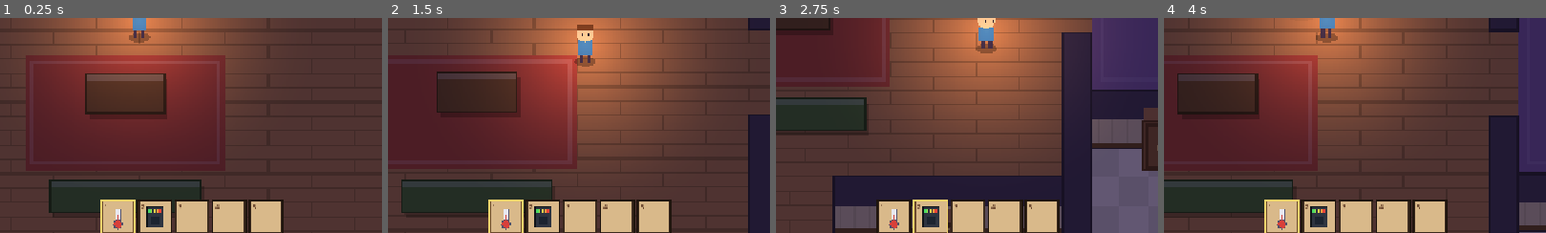
Above: before the commit, frames 1-4 (left to right).
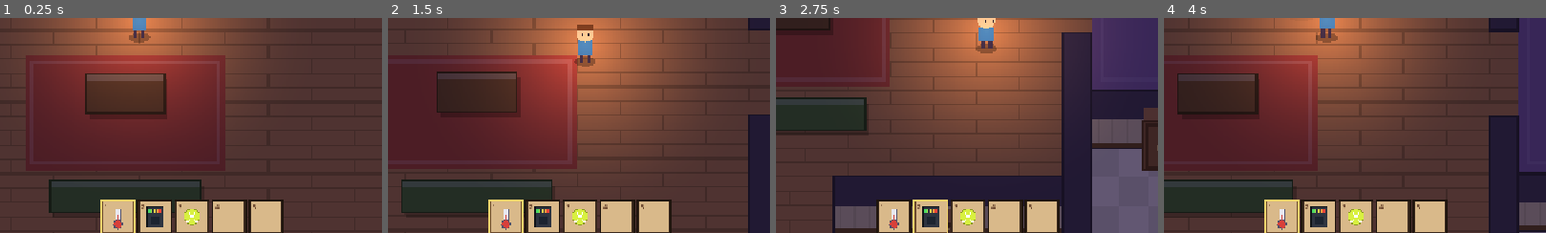
Above: after the commit, the same moments.

Repository: CaraHamilton/ghosthunt
Game: Godot game, scene res://scenes/main.tscn
Same seed, same stepped clock (60 frames per second), same inputs: the game is played once before the commit and once after it.
Inputs (mouse positions are % of the whole screen's width and height, from its top left):
- Up to frame 1 (0.25 s): no input
- Up to frame 2 (1.5 s): move the mouse to (72, 45) at 0.52 s; hold D (move_right) 0.53-1.28 s; hold E (interact) 0.53-1.28 s; move the mouse to (30, 55) at 1.27 s; hold S (move_down) from 1.28 s (still down); tap E (interact) at 1.35 s
- Up to frame 3 (2.75 s): move the mouse to (60, 28) at 2.02 s; release S (move_down) at 2.03 s; hold D (move_right) from 2.03 s (still down); hold Mouse wheel down (next_tool) from 2.03 s (still down); tap E (interact) at 2.3 s
- Up to frame 4 (4 s): move the mouse to (45, 70) at 2.77 s; release D (move_right) at 2.78 s; release Mouse wheel down (next_tool) at 2.78 s; hold W (move_up) 2.78-3.53 s; tap Mouse wheel up (prev_tool) at 2.85 s; tap E (interact) at 3.05, 3.8 s; move the mouse to (80, 65) at 3.52 s; hold A (move_left) from 3.53 s (still down); hold Shift (run) from 3.53 s (still down)
The pictures show only the part of the screen within x 25-75%, y 47-97%; the shares and areas given below are measured in that part.

The runs differ from the first frame. In frame 1, 0.3% of the frame differs, in the area x 48-53%, y 88-97%; in frame 2, 0.3%; in frame 3, 0.3%; in frame 4, 0.3%.

Commit message:
adds tennis ball

Diff:
--- a/scenes/main.tscn
+++ b/scenes/main.tscn
@@ -50,11 +50,19 @@
 [node name="BathroomDresser" parent="World" unique_id=1935995160 instance=ExtResource("4_spot")]
 position = Vector2(240, 270)
 
-[node name="KitchenSink" parent="World" instance=ExtResource("7_sink")]
+[node name="KitchenSink" parent="World" unique_id=1993787443 instance=ExtResource("7_sink")]
 position = Vector2(540, 222)
-
-[node name="BathroomSink" parent="World" instance=ExtResource("7_sink")]
+footprint = Vector2(28, 14)
+solid = null
+player_can_use = true
+prompt_height = 40.0
+
+[node name="BathroomSink" parent="World" unique_id=889503313 instance=ExtResource("7_sink")]
 position = Vector2(90, 270)
+footprint = Vector2(28, 14)
+solid = null
+player_can_use = true
+prompt_height = 40.0
 
 [node name="Darkness" type="CanvasModulate" parent="." unique_id=388993979]
 color = Color(0.45, 0.42, 0.62, 1)
--- /dev/null
+++ b/scenes/tennis_ball.tscn
@@ -0,0 +1,6 @@
+[gd_scene format=3]
+
+[ext_resource type="Script" path="res://scripts/interactables/tennis_ball.gd" id="1_ball"]
+
+[node name="TennisBall" type="StaticBody2D"]
+script = ExtResource("1_ball")
--- a/scripts/game.gd
+++ b/scripts/game.gd
@@ -48,6 +48,7 @@
 	temperatures.setup(house, ghost)
 	player.give_tool(Thermometer.new(house, temperatures))
 	player.give_tool(EMFReader.new(house, ghost))
+	player.give_tool(TennisBallTool.new(house, world))
 	toolbar.player = player
 	_show_message("Something feels wrong in this house...", 3.0)
 
--- a/scripts/ghost.gd
+++ b/scripts/ghost.gd
@@ -10,7 +10,7 @@
 ## a hunt, touching the player means game over.
 ##
 ## The node's origin is the floor point under the ghost. What *kind* of ghost
-## it is (Demon, Banshee, Poltergeist) lives in `behavior` - see
+## it is (Demon, Banshee, Poltergeist, Wraith) lives in `behavior` - see
 ## scripts/ghost_types/. Every ghost looks the same, so the player has to work
 ## out the type from how it behaves.
 
@@ -236,7 +236,8 @@
 		return
 	_interact_timer = interact_check_interval
 	for item: GhostInteractable in get_tree().get_nodes_in_group("ghost_interactables"):
-		if not item.is_in_ghost_reach(global_position) or not item.can_ghost_interact():
+		if not item.ghost_can_use(self) or not item.is_in_ghost_reach(global_position) \
+				or not item.can_ghost_interact():
 			continue
 		if randf() < behavior.get_interaction_chance(item, item.ghost_interaction_chance):
 			item.ghost_interact(self)
@@ -278,7 +279,8 @@
 ## room has none.
 func _object_stand_point_in(room: String) -> Vector2:
 	var items := get_tree().get_nodes_in_group("ghost_interactables").filter(
-		func(item): return house.room_at(item.get_footprint().get_center()) == room)
+		func(item): return item.ghost_can_use(self) \
+			and house.room_at(item.get_footprint().get_center()) == room)
 	if items.is_empty():
 		return Vector2.INF
 	var item: GhostInteractable = items.pick_random()
--- a/scripts/ghost_types/demon.gd
+++ b/scripts/ghost_types/demon.gd
@@ -3,7 +3,12 @@
 ## Demon. Override GhostBehavior hooks here to give it its own behaviour.
 
 
-## Demons are the only ghost that pushes the EMF reader to 5: whenever any
+## Demons (and Wraiths) push the EMF reader to 5: whenever any
 ## other ghost would read 4 (player close by, or during a hunt), a demon reads 5.
 func get_emf_level(base_level: int) -> int:
 	return 5 if base_level >= 4 else base_level
+
+
+## Demons roll the tennis ball around when it's near them.
+func plays_with_ball() -> bool:
+	return true
--- a/scripts/ghost_types/ghost_behavior.gd
+++ b/scripts/ghost_types/ghost_behavior.gd
@@ -1,6 +1,6 @@
 class_name GhostBehavior
 extends RefCounted
-## Base class for type-specific ghost behaviour. Each ghost type (Demon,
+## Base class for type-specific ghost behaviour. Each ghost type (Demon, Wraith,
 ## Banshee, Poltergeist) extends this and overrides the hooks it cares about.
 ## The defaults do nothing, so every ghost currently acts the same.
 ##
@@ -8,7 +8,7 @@
 ## hook that doesn't exist yet, add it here with a do-nothing default and
 ## call it from ghost.gd.
 
-enum Type { DEMON, BANSHEE, POLTERGEIST }
+enum Type { DEMON, BANSHEE, POLTERGEIST, WRAITH }
 
 ## The ghost this behaviour drives. Set before `on_spawned()` is called.
 var ghost: Ghost
@@ -23,6 +23,8 @@
 			return BansheeBehavior.new()
 		Type.POLTERGEIST:
 			return PoltergeistBehavior.new()
+		Type.WRAITH:
+			return WraithBehavior.new()
 	push_error("Unknown ghost type: %s" % type)
 	return GhostBehavior.new()
 
@@ -96,6 +98,11 @@
 	return base_chance
 
 
+## Whether this ghost type plays with the tennis ball (rolls it around).
+func plays_with_ball() -> bool:
+	return false
+
+
 ## Called right after the ghost interacts with something (e.g. a sink).
 func on_interacted(_item: GhostInteractable) -> void:
 	pass
--- a/scripts/ghost_types/poltergeist.gd
+++ b/scripts/ghost_types/poltergeist.gd
@@ -1,3 +1,8 @@
 class_name PoltergeistBehavior
 extends GhostBehavior
 ## Poltergeist. Override GhostBehavior hooks here to give it its own behaviour.
+
+
+## Poltergeists roll the tennis ball around when it's near them.
+func plays_with_ball() -> bool:
+	return true
--- /dev/null
+++ b/scripts/ghost_types/wraith.gd
@@ -0,0 +1,9 @@
+class_name WraithBehavior
+extends GhostBehavior
+## Wraith. Override GhostBehavior hooks here to give it its own behaviour.
+
+
+## Like a Demon, a Wraith pushes the EMF reader to 5: whenever any other
+## ghost would read 4 (player close by, or during a hunt), a wraith reads 5.
+func get_emf_level(base_level: int) -> int:
+	return 5 if base_level >= 4 else base_level
--- a/scripts/interactables/ghost_interactable.gd
+++ b/scripts/interactables/ghost_interactable.gd
@@ -9,11 +9,15 @@
 ## `_on_ghost_interact()` and `_draw()`, and drop it in the World node.
 ## The node's origin is the bottom-centre of its footprint (for Y-sorting).
 
-## Solid area on the floor (width, depth). Also blocks ghost pathfinding.
+## Area on the floor (width, depth). If `solid`, it blocks movement and
+## ghost pathfinding.
 @export var footprint := Vector2(24, 12):
 	set(value):
 		footprint = value
 		queue_redraw()
+## Solid furniture blocks the player and ghost. Turn off for small loose
+## objects (like a ball) that should be walked over and can move around.
+@export var solid := true
 ## How close (px) the ghost must be to the footprint to interact.
 @export var ghost_reach := 20.0
 ## Chance (0-1) per ghost check that the ghost interacts while in reach.
@@ -37,15 +41,17 @@
 	if Engine.is_editor_hint():
 		return
 	add_to_group("ghost_interactables")
-	add_to_group("nav_obstacles")
-	collision_layer = 1
 	collision_mask = 0
-	var shape := CollisionShape2D.new()
-	var rect := RectangleShape2D.new()
-	rect.size = footprint
-	shape.shape = rect
-	shape.position = Vector2(0, -footprint.y / 2.0)
-	add_child(shape)
+	collision_layer = 0
+	if solid:
+		add_to_group("nav_obstacles")
+		collision_layer = 1
+		var shape := CollisionShape2D.new()
+		var rect := RectangleShape2D.new()
+		rect.size = footprint
+		shape.shape = rect
+		shape.position = Vector2(0, -footprint.y / 2.0)
+		add_child(shape)
 	if player_can_use:
 		_build_player_zone()
 
@@ -61,6 +67,12 @@
 
 func can_ghost_interact() -> bool:
 	return _game_time() - _last_interaction_time >= cooldown
+
+
+## Whether this kind of ghost will ever touch this object (e.g. only some
+## ghost types play with the tennis ball). Override per interactable.
+func ghost_can_use(_ghost: Ghost) -> bool:
+	return true
 
 
 ## Called by the ghost. Don't override this - override _on_ghost_interact.
--- /dev/null
+++ b/scripts/interactables/tennis_ball.gd
@@ -0,0 +1,90 @@
+@tool
+class_name TennisBall
+extends GhostInteractable
+## A tennis ball the player places on the floor (with the Tennis Ball tool)
+## and picks back up with E. Only some ghost types play with it: when one is
+## close by, it (invisibly) knocks the ball rolling a couple of tiles.
+## Rolling balls bounce off walls and furniture.
+
+signal picked_up
+
+## How far (px) a ghost's nudge rolls the ball.
+@export var min_roll_distance := 28.0
+@export var max_roll_distance := 52.0
+## How quickly a rolling ball slows down (px/s²).
+@export var friction := 70.0
+
+const RADIUS := 3.0
+
+var is_rolling: bool:
+	get:
+		return _velocity != Vector2.ZERO
+
+var _velocity := Vector2.ZERO
+var _spin := 0.0
+
+
+func _init() -> void:
+	footprint = Vector2(6, 4)
+	solid = false
+	ghost_reach = 24.0
+	ghost_interaction_chance = 0.35
+	cooldown = 8.0
+	player_can_use = true
+	player_reach = 10.0
+	prompt_height = 34.0  # above the player's head, since they stand right by it
+
+
+func ghost_can_use(ghost: Ghost) -> bool:
+	return ghost.behavior.plays_with_ball()
+
+
+func _on_ghost_interact(_ghost: Ghost) -> void:
+	var distance := randf_range(min_roll_distance, max_roll_distance)
+	var direction := Vector2.RIGHT.rotated(randf() * TAU)
+	# Start fast enough that friction brings it to rest after `distance`.
+	_velocity = direction * sqrt(2.0 * friction * distance)
+
+
+func describe_last_interaction() -> String:
+	return "rolled the tennis ball"
+
+
+func _on_player_interact(_player: Player) -> void:
+	_velocity = Vector2.ZERO
+	picked_up.emit()
+
+
+func get_player_prompt() -> String:
+	return "[E] Pick up"
+
+
+func _physics_process(delta: float) -> void:
+	if Engine.is_editor_hint() or _velocity == Vector2.ZERO:
+		return
+	var motion := _velocity * delta
+	var direction := _velocity.normalized()
+	var query := PhysicsRayQueryParameters2D.create(
+		global_position, global_position + motion + direction * RADIUS, 1)  # world layer
+	var hit := get_world_2d().direct_space_state.intersect_ray(query)
+	if hit:
+		# Bounce off walls/furniture, losing some speed.
+		_velocity = _velocity.bounce(hit.normal) * 0.5
+	else:
+		global_position += motion
+	_spin += motion.length() / RADIUS
+	var speed := maxf(0.0, _velocity.length() - friction * delta)
+	_velocity = Vector2.ZERO if speed < 1.0 else _velocity.normalized() * speed
+	queue_redraw()
+
+
+# --- Placeholder art ------------------------------------------------------
+
+func _draw() -> void:
+	var center := Vector2(0, -RADIUS)
+	draw_set_transform(Vector2(0, 0.5), 0.0, Vector2(1.0, 0.45))
+	draw_circle(Vector2.ZERO, RADIUS + 0.5, Color(0, 0, 0, 0.3))  # shadow
+	draw_set_transform(Vector2.ZERO)
+	draw_circle(center, RADIUS, Color("d8f040"))
+	# The white seam turns as the ball rolls
+	draw_arc(center, RADIUS - 1.0, _spin, _spin + PI * 0.8, 6, Color(1, 1, 1, 0.9), 0.8)
--- a/scripts/tools/emf_reader.gd
+++ b/scripts/tools/emf_reader.gd
@@ -4,8 +4,8 @@
 ##   1-3  the ghost is in the same room (stronger the closer it is), or the
 ##        player is next to something the ghost touched recently
 ##   4    the ghost is within a few tiles, or a hunt is happening anywhere
-##   5    only ever a Demon: whenever another ghost would read 4
-## The Demon rule lives in DemonBehavior.get_emf_level(), so ghost types
+##   5    only a Demon or Wraith: whenever another ghost would read 4
+## The 5 rule lives in each type's get_emf_level() (Demon, Wraith), so ghost types
 ## decide their own EMF quirks.
 
 ## Within this distance (px) of the ghost the reader shows 4 (~3.5 tiles).
--- /dev/null
+++ b/scripts/tools/tennis_ball_tool.gd
@@ -0,0 +1,66 @@
+class_name TennisBallTool
+extends Tool
+## Places a tennis ball on the floor in front of the player (F / left mouse).
+## Walk up to it and press E to pick it back up. While it's on the floor the
+## toolbar slot shows an empty outline.
+##
+## Tip for the player: some ghosts play with the ball, but only when it's
+## close to them - so put it in the ghost's favourite room.
+
+const BallScene := preload("res://scenes/tennis_ball.tscn")
+## How far in front of the player the ball is placed (px).
+const PLACE_DISTANCE := 10.0
+
+var is_placed := false
+var ball: TennisBall
+
+var _house: House
+var _world: Node2D
+
+
+func _init(house: House, world: Node2D) -> void:
+	display_name = "Tennis Ball"
+	_house = house
+	_world = world
+	ball = BallScene.instantiate()
+	ball.picked_up.connect(_on_ball_picked_up)
+
+
+func start_use() -> void:
+	if is_placed:
+		return
+	var spot := player.global_position + player.facing * PLACE_DISTANCE
+	if not _house.is_walkable(spot):
+		spot = player.global_position  # too close to a wall: drop it at our feet
+	ball.global_position = spot
+	_world.add_child(ball)
+	is_placed = true
+	player.tools_changed.emit()
+
+
+## The ball isn't freed automatically while it's out of the scene (in the
+## player's pocket), so clean it up along with the tool.
+func _notification(what: int) -> void:
+	if what == NOTIFICATION_PREDELETE and is_instance_valid(ball) and not ball.is_inside_tree():
+		ball.free()
+
+
+func _on_ball_picked_up() -> void:
+	player.unregister_interactable(ball)
+	ball.set_prompt_visible(false)
+	_world.remove_child(ball)
+	is_placed = false
+	player.tools_changed.emit()
+
+
+func draw_icon(canvas: CanvasItem, rect: Rect2) -> void:
+	var c := rect.get_center()
+	var r := rect.size.x * 0.3
+	if is_placed:
+		# Out on the floor - just a faint outline in the slot
+		canvas.draw_arc(c, r, 0.0, TAU, 24, Color(0.3, 0.25, 0.2, 0.6), 2.0)
+		return
+	canvas.draw_circle(c, r, Color("d8f040"))
+	canvas.draw_arc(c + Vector2(-r * 0.9, 0), r * 0.75, -PI * 0.4, PI * 0.4, 10, Color.WHITE, 2.0)
+	canvas.draw_arc(c + Vector2(r * 0.9, 0), r * 0.75, PI * 0.6, PI * 1.4, 10, Color.WHITE, 2.0)
+	canvas.draw_arc(c, r, 0.0, TAU, 24, Color("8a9a20"), 1.5)
Not shown, added: scripts/ghost_types/wraith.gd.uid
Not shown, added: scripts/interactables/tennis_ball.gd.uid
Not shown, added: scripts/tools/tennis_ball_tool.gd.uid
